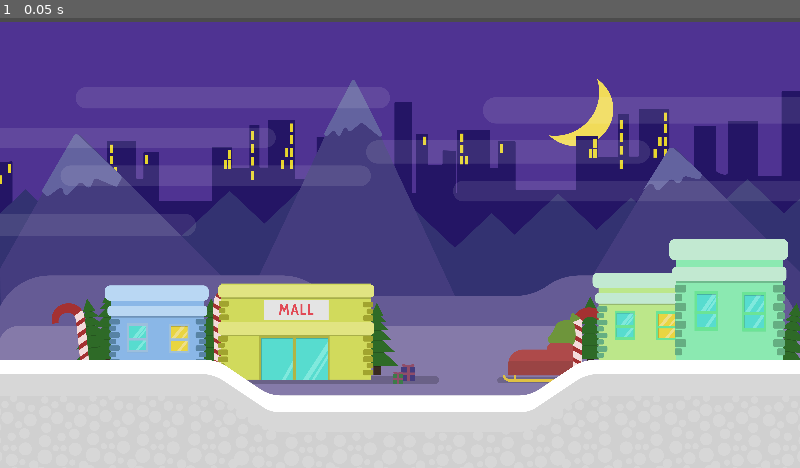
Above: before the commit, frame 1.
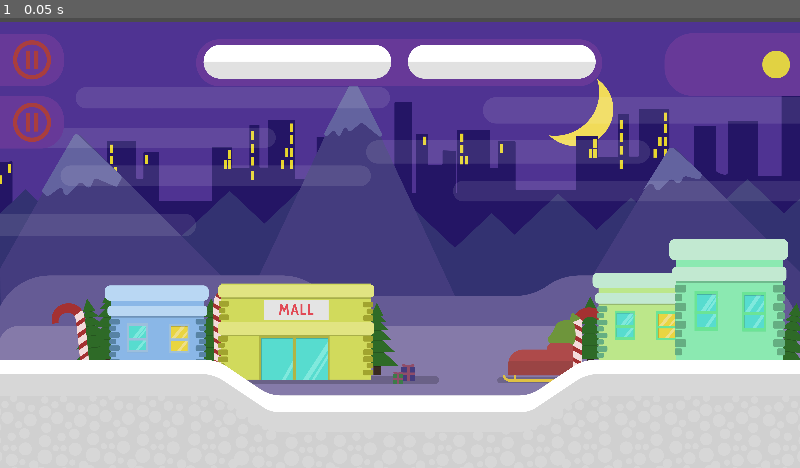
Above: after the commit, the same moment.

Repository: Stelmashov/SnowFlakes
Game: Godot game, scene res://src/world/World.tscn
The game is run twice, just before and just after one commit, with the same random seed, the same clock (stepped at 60 frames per second) and the same inputs.
Inputs:
- Up to frame 1 (0.05 s): no input

The runs differ from the first frame. In frame 1, 4.0% of the frame differs, in the area x 1-100%, y 4-28%.

Commit message:
menu bar

Diff:
--- /dev/null
+++ b/project/src/Scene/Pause_button.tscn
@@ -0,0 +1,55 @@
+[gd_scene load_steps=7 format=2]
+
+[ext_resource path="res://src/Scripts/Pause_button.gd" type="Script" id=1]
+[ext_resource path="res://Assets/Menu_bar.png" type="Texture" id=2]
+[ext_resource path="res://src/Scripts/Exit_button.gd" type="Script" id=3]
+[ext_resource path="res://Assets/Coin_bar.png" type="Texture" id=4]
+[ext_resource path="res://Assets/background_HP_bar@2x.png" type="Texture" id=5]
+[ext_resource path="res://Assets/white_hp@2x.png" type="Texture" id=6]
+
+[node name="Button" type="Node2D"]
+pause_mode = 2
+
+[node name="Pause_button" type="TextureButton" parent="."]
+pause_mode = 2
+margin_top = 25.0
+margin_right = 210.0
+margin_bottom = 193.0
+rect_scale = Vector2( 0.5, 0.5 )
+texture_normal = ExtResource( 2 )
+expand = true
+script = ExtResource( 1 )
+__meta__ = {
+"_edit_use_anchors_": false
+}
+
+[node name="Exit_button" type="TextureButton" parent="."]
+pause_mode = 2
+margin_top = 125.0
+margin_right = 210.0
+margin_bottom = 293.0
+rect_scale = Vector2( 0.5, 0.5 )
+texture_normal = ExtResource( 2 )
+expand = true
+script = ExtResource( 3 )
+__meta__ = {
+"_edit_use_anchors_": false
+}
+
+[node name="Coin_bar" type="Sprite" parent="."]
+position = Vector2( 1171, 75 )
+scale = Vector2( 0.4, 0.4 )
+texture = ExtResource( 4 )
+
+[node name="background_HP_bar2x" type="Sprite" parent="."]
+position = Vector2( 640, 70 )
+scale = Vector2( 0.3, 0.3 )
+texture = ExtResource( 5 )
+
+[node name="white_hp2x" type="Sprite" parent="background_HP_bar2x"]
+position = Vector2( -550, 0 )
+texture = ExtResource( 6 )
+
+[node name="white_hp2x2" type="Sprite" parent="background_HP_bar2x"]
+position = Vector2( 540, 0 )
+texture = ExtResource( 6 )
--- /dev/null
+++ b/project/src/Scripts/Exit_button.gd
@@ -0,0 +1,4 @@
+extends TextureButton
+
+func _pressed():
+	get_tree().quit()
--- /dev/null
+++ b/project/src/Scripts/Pause_button.gd
@@ -0,0 +1,22 @@
+extends TextureButton
+
+var fl = 0
+
+func _input(event):
+
+	if event is InputEventKey:
+		if (event as InputEventKey).scancode == KEY_ESCAPE:
+			if fl == 0:
+				get_tree().paused = true
+				fl = 1
+			else:
+				get_tree().paused = false
+				fl = 0
+
+func _pressed():
+	if fl == 0:
+		get_tree().paused = true
+		fl = 1
+	else:
+		get_tree().paused = false
+		fl = 0
--- a/project/src/world/World.tscn
+++ b/project/src/world/World.tscn
@@ -1,7 +1,8 @@
-[gd_scene load_steps=3 format=2]
+[gd_scene load_steps=4 format=2]
 
 [ext_resource path="res://Assets/Background.png" type="Texture" id=1]
 [ext_resource path="res://Assets/Floor.png" type="Texture" id=2]
+[ext_resource path="res://src/Scene/Pause_button.tscn" type="PackedScene" id=3]
 
 [node name="World" type="Node2D"]
 
@@ -18,3 +19,5 @@
 position = Vector2( 640, 660 )
 scale = Vector2( 0.24, 0.24 )
 texture = ExtResource( 2 )
+
+[node name="Button" parent="." instance=ExtResource( 3 )]
